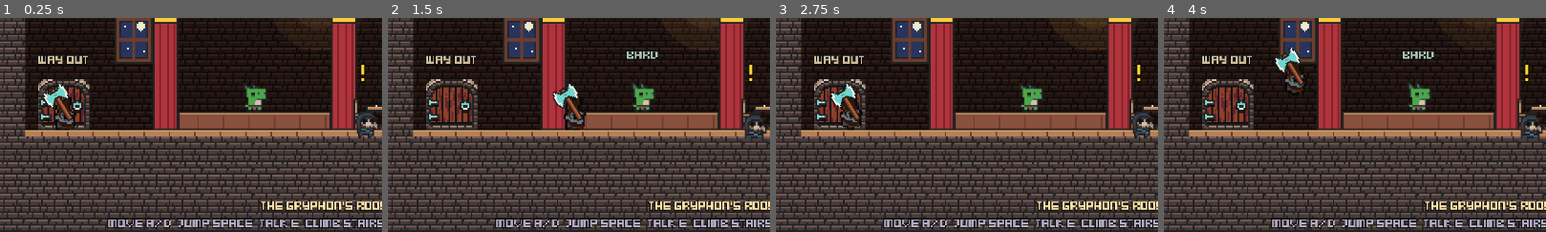
Above: before the commit, frames 1-4 (left to right).
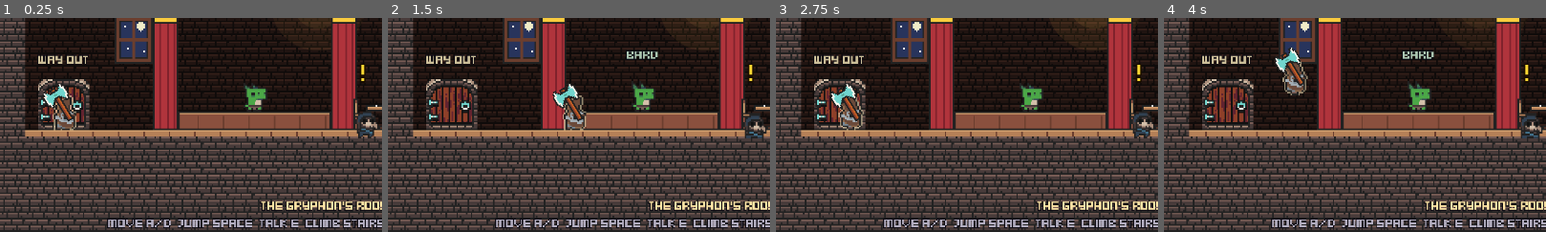
Above: after the commit, the same moments.

Repository: classifiedsecret/table-notes
Game: Godot game, scene res://main.tscn
Two runs of this game, one before a commit and one after it. Both use one fixed random seed, a clock stepped at 60 frames per second and the inputs below.
Inputs (mouse positions are % of the whole screen's width and height, from its top left):
- Up to frame 1 (0.25 s): no input
- Up to frame 2 (1.5 s): tap Enter (confirm) at 0.5 s; move the mouse to (72, 45) at 0.52 s; hold D (move_right) 0.53-1.25 s; tap J (attack) at 0.6 s; click (72, 45) at 0.67 s; tap Space (jump) at 0.77 s; drag from (30, 55) to (45, 70) at 1.27 s
- Up to frame 3 (2.75 s): move the mouse to (60, 28) at 2.02 s; hold A (move_left) from 2.03 s (still down); tap K (dodge) at 2.1 s
- Up to frame 4 (4 s): release A (move_left) at 2.75 s; drag from (45, 70) to (20, 35) at 2.77 s; move the mouse to (80, 65) at 3.52 s; hold D (move_right) from 3.53 s (still down); tap E (interact) at 3.6 s; tap Space (jump) at 3.77 s
The pictures show only the part of the screen within x 0-50%, y 50-100%; the shares and areas given below are measured in that part.

The runs differ from the first frame. In frame 1, 0.6% of the frame differs, in the area x 13-20%, y 36-53%; in frame 2, 0.6%; in frame 3, 0.6%; in frame 4, 0.6%.

Commit message:
Vanguard's Descent: inn fixes (hero drawn over props, stair climb, card fit)
Co-Authored-By: Claude Opus 5.5 <noreply@anthropic.com>
Claude-Session: https://claude.ai/code/session_01FFZszJXgzQJUaVBRjoWg3e

Diff:
--- a/game/src/scripts/game/art.gd
+++ b/game/src/scripts/game/art.gd
@@ -14,7 +14,7 @@
 uniform vec4 outline_color : source_color = vec4(0.0);
 uniform float frame_w = 0.0;
 void fragment() {
-	vec4 c = texture(TEXTURE, UV) * COLOR;
+	vec4 c = COLOR;
 	if (c.a < 0.1 && frame_w > 0.0 && outline_color.a > 0.0) {
 		vec2 px = TEXTURE_PIXEL_SIZE;
 		float lx = mod(floor(UV.x / px.x), frame_w);
@@ -24,13 +24,12 @@
 		a = max(a, texture(TEXTURE, UV - vec2(0.0, px.y)).a);
 		a = max(a, texture(TEXTURE, UV + vec2(0.0, px.y)).a);
 		if (a > 0.5) {
-			COLOR = vec4(outline_color.rgb, outline_color.a * COLOR.a);
-		} else {
-			COLOR = c;
+			c = outline_color;
 		}
 	} else {
-		COLOR = vec4(mix(c.rgb, flash_color.rgb, flash), c.a);
+		c.rgb = mix(c.rgb, flash_color.rgb, flash);
 	}
+	COLOR = c;
 }
 """
 
--- a/game/src/scripts/game/hud.gd
+++ b/game/src/scripts/game/hud.gd
@@ -159,7 +159,7 @@
 	dfoot.horizontal_alignment = HORIZONTAL_ALIGNMENT_CENTER
 	doors_panel.visible = false
 
-	tavern_panel = _panel(Vector2(40, 22), Vector2(400, 222), 0.97)
+	tavern_panel = _panel(Vector2(40, 12), Vector2(400, 240), 0.97)
 	tavern_title = _label(tavern_panel, Vector2(0, 6), "THE CELLAR STAIR", 24, Color(1, 0.88, 0.55), true)
 	tavern_title.size = Vector2(400, 24)
 	tavern_title.horizontal_alignment = HORIZONTAL_ALIGNMENT_CENTER
--- a/game/src/scripts/game/inn.gd
+++ b/game/src/scripts/game/inn.gd
@@ -342,7 +342,7 @@
 	var p := pl.global_position
 	var line_y := STAIR_FOOT.y + (p.x - STAIR_FOOT.x) * (STAIR_TOP.y - STAIR_FOOT.y) / (STAIR_TOP.x - STAIR_FOOT.x)
 	if not _on_stairs:
-		var at_foot := absf(p.y - FLOOR_Y) < 3.0 and p.x > STAIR_FOOT.x - 24.0 and p.x < STAIR_FOOT.x + 18.0 and Input.is_action_pressed("move_up")
+		var at_foot := p.y > FLOOR_Y - 40.0 and p.y < FLOOR_Y + 3.0 and p.x > STAIR_FOOT.x - 24.0 and p.x < STAIR_FOOT.x + 18.0 and Input.is_action_pressed("move_up")
 		var at_top := absf(p.y - UP_Y) < 3.0 and p.x > STAIR_TOP.x - 10.0 and p.x < STAIR_TOP.x + 6.0
 		_on_stairs = at_foot or at_top
 	else:
--- a/game/src/scripts/game/player.gd
+++ b/game/src/scripts/game/player.gd
@@ -87,6 +87,7 @@
 	add_child(shape)
 
 	physics_interpolation_mode = Node.PHYSICS_INTERPOLATION_MODE_ON
+	z_index = 5   # in front of the inn's counters, couches and patrons
 	visual = Node2D.new()
 	visual.physics_interpolation_mode = Node.PHYSICS_INTERPOLATION_MODE_OFF
 	add_child(visual)
Not shown, changed: game/index.pck
